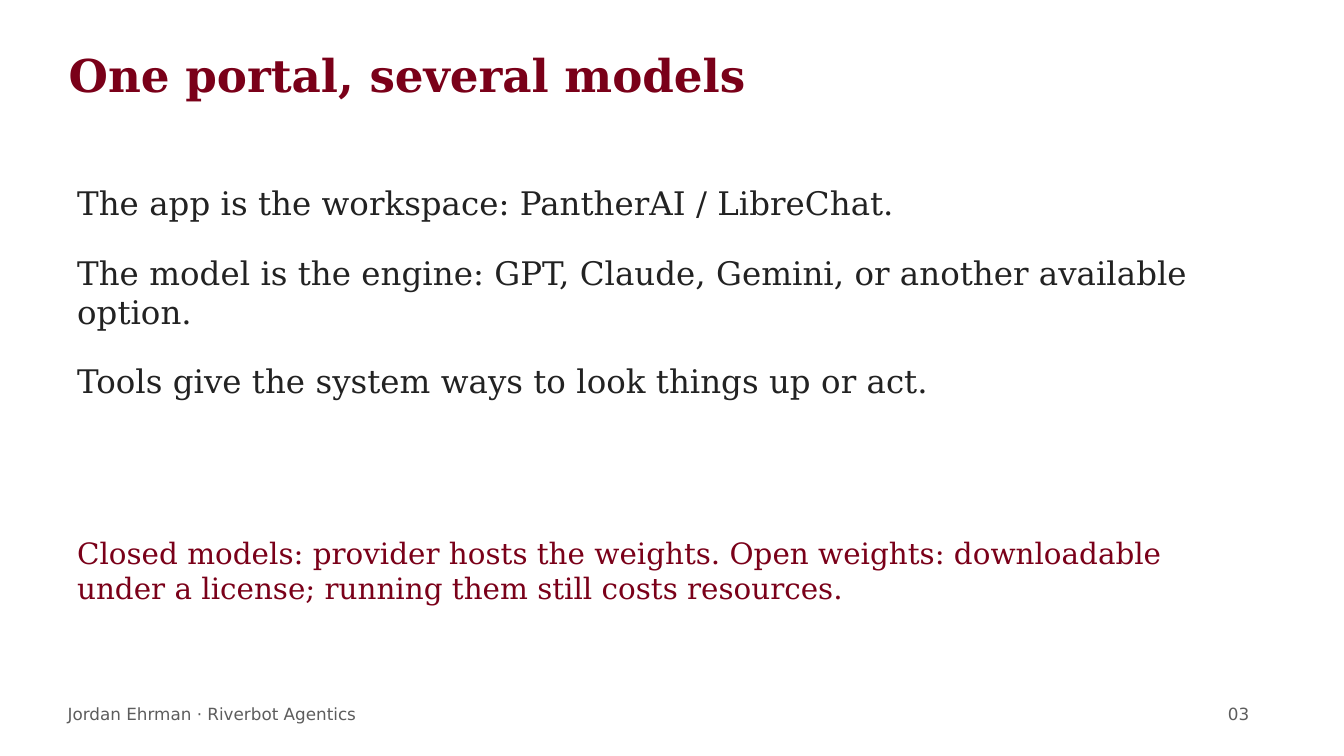
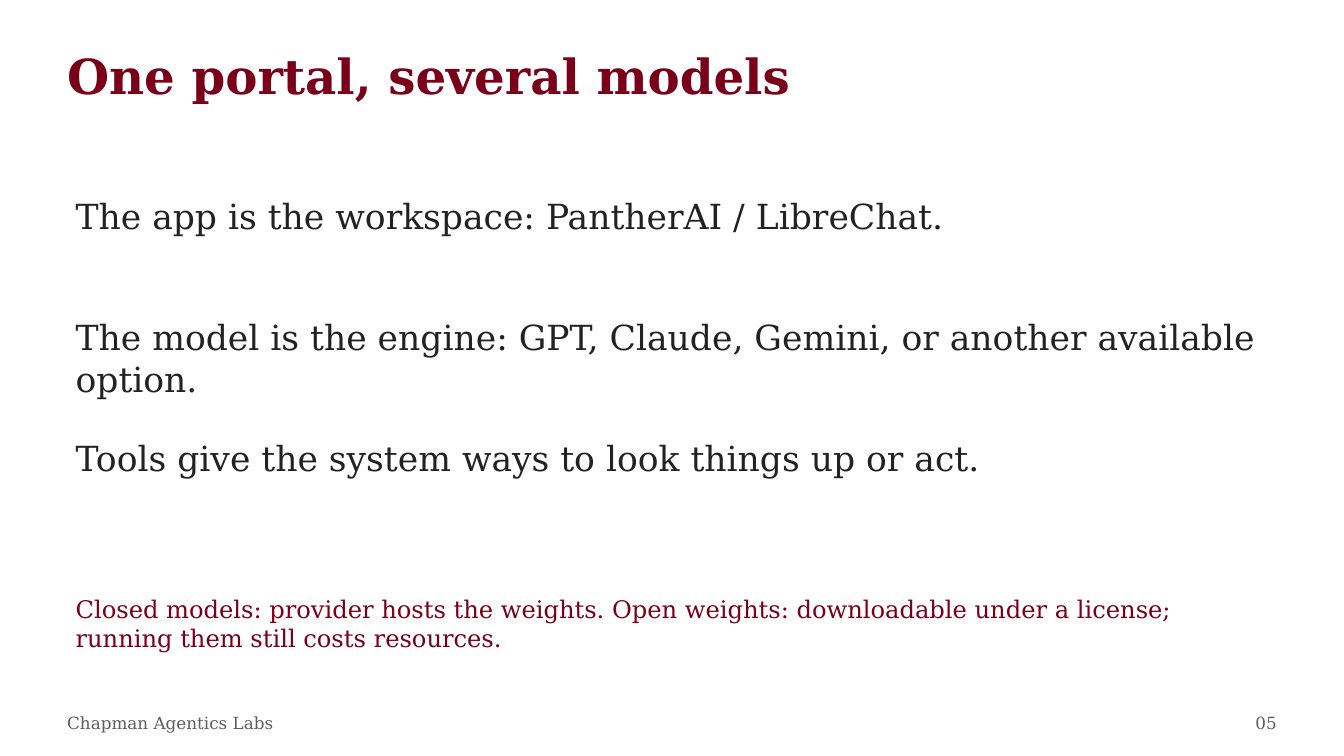
Before and after one commit to ehrmanj-chap/agentics_labs_lectures, a slide deck: slide 5 of downloads/Lab_1_Human_Agent_Loop.pptx (slide 3 before the commit). Drawn at 1344x756 pixels with LibreOffice and Linux fonts; fonts in the diff are those of the drawing. Boxes give left, top, right and bottom in pixels: in the first picture for what was removed or moved away, otherwise in the second. Text is boxed around its words. In the diff, an @@ line names an element or a change of style, - is before the commit and + after.

```diff
--- a/downloads/Lab_1_Human_Agent_Loop.pptx
+++ b/downloads/Lab_1_Human_Agent_Loop.pptx
@@ text "One portal, several models" at bbox=[67, 57, 790, 104]: size 32.2 to 34.5 pt @@
@@ text added at bbox=[76, 202, 943, 237], 24.8 pt, text #222222 @@
+The app is the workspace: PantherAI / LibreChat.
@@ text at bbox=[77, 190, 893, 222]: paragraph removed @@
-The app is the workspace: PantherAI / LibreChat.
@@ text "The model is the engine: ...": place and size @@
-text "The model is the engine: ..." at bbox=[77, 190, 1187, 400]
+text "The model is the engine: ..." at bbox=[76, 323, 1255, 399]
@@ text "The model is the engine: ..." at bbox=[76, 323, 1255, 399]: size 23.2 to 24.8 pt @@
@@ text at bbox=[77, 368, 928, 400]: paragraph removed @@
-Tools give the system ways to look things up or act.
@@ text added at bbox=[76, 444, 979, 478], 24.8 pt, text #222222 @@
+Tools give the system ways to look things up or act.
@@ text "Closed models: provider hosts the ...": place and size @@
-text "Closed models: provider hosts the ..." at bbox=[77, 541, 1161, 606]
+text "Closed models: provider hosts the ..." at bbox=[76, 599, 1171, 653]
@@ text "Closed models: provider hosts the ..." at bbox=[76, 599, 1171, 653]: size 21 to 17.2 pt @@
@@ text at bbox=[67, 716, 273, 733]: text changed; font DejaVu Sans to DejaVu Serif @@
-Jordan Ehrman · Riverbot Agentics
+Chapman Agentics Labs
@@ text removed at bbox=[1228, 707, 1249, 720] @@
-03
@@ text added at bbox=[1255, 716, 1276, 729], 12 pt, text #5D5D5D @@
+05
```
Also in this commit, not shown: 9 other slides changed, 10 slides added, 4 slides removed, 11 other files.
